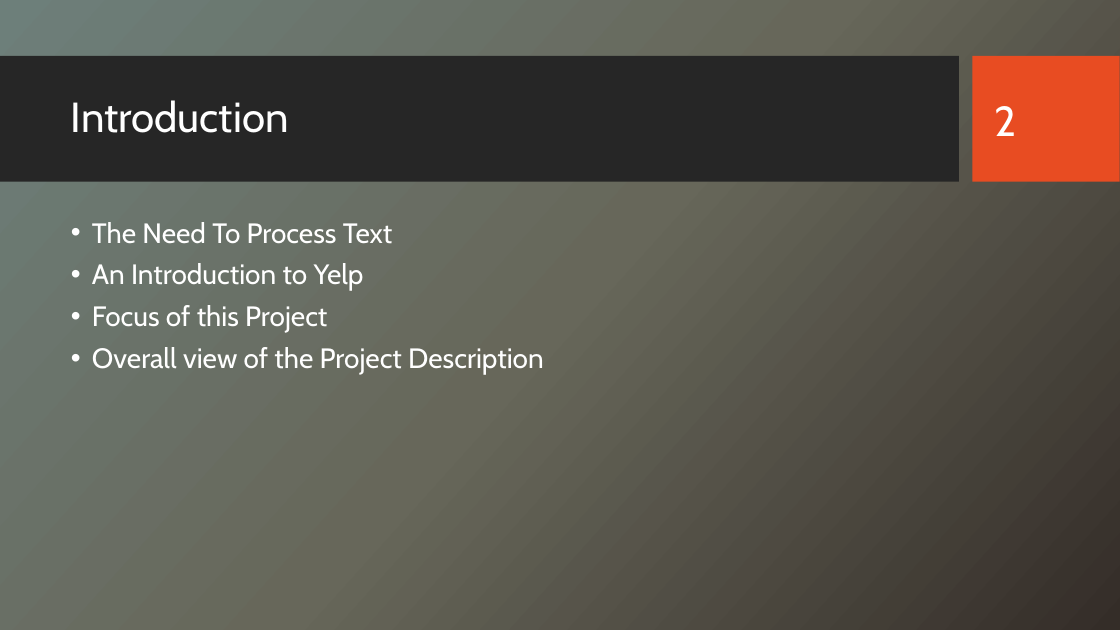
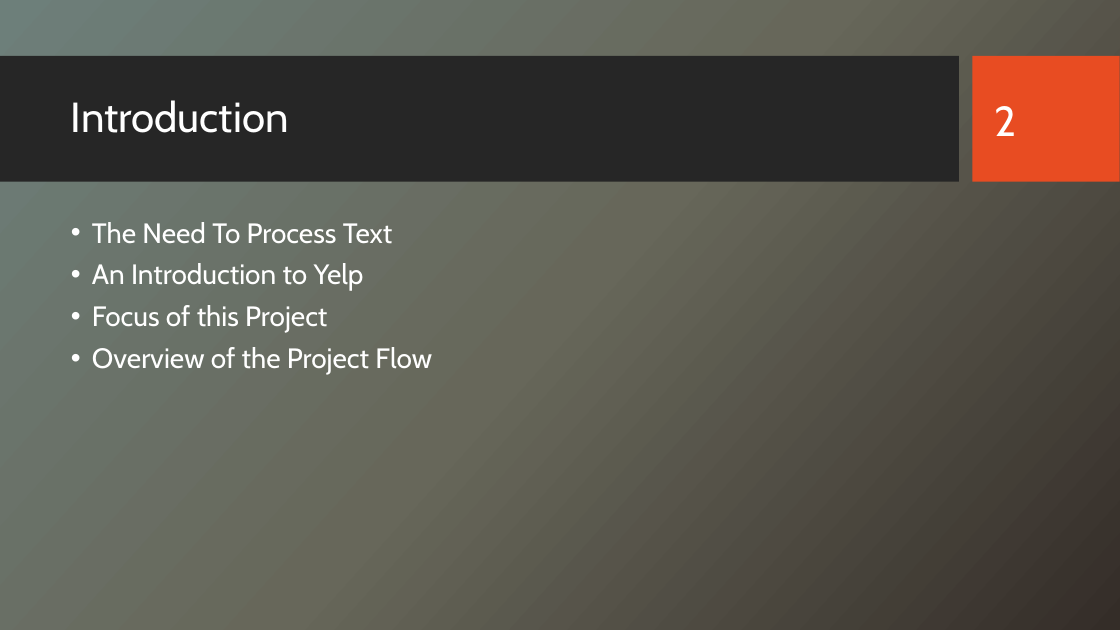
Before and after one commit to CS223-YelpReview/Yelp-NLP, a slide deck: slide 2 of Yelp Reviews – A Study.pptx. Drawn at 1120x630 pixels with LibreOffice and Linux fonts; fonts in the diff are those of the drawing; background and template pictures are left out. Boxes give left, top, right and bottom in pixels: in the first picture for what was removed or moved away, otherwise in the second. Text is boxed around its words. In the diff, an @@ line names an element or a change of style, - is before the commit and + after.

```diff
--- a/Yelp Reviews – A Study.pptx
+++ b/Yelp Reviews – A Study.pptx
@@ text at box(92, 347, 432, 375): text changed @@
-• Overall view of the Project Description
+• Overview of the Project Flow
```
Also in this commit, not shown: 4 other slides changed.
